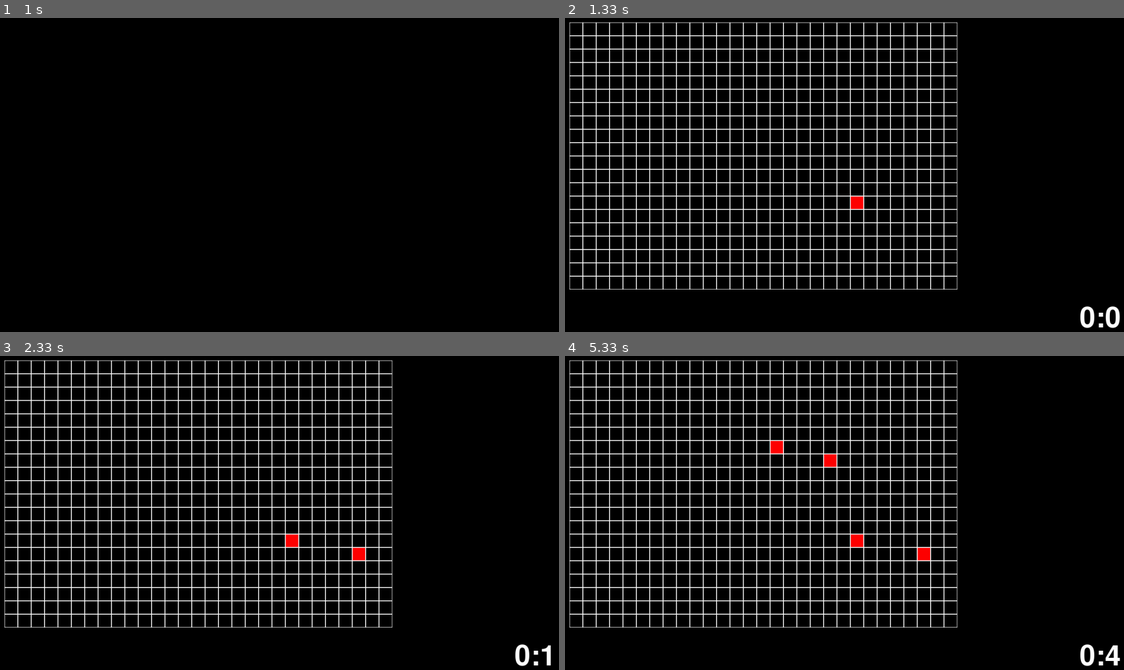
Above: before the commit, frames 1-4 (two rows, left to right).
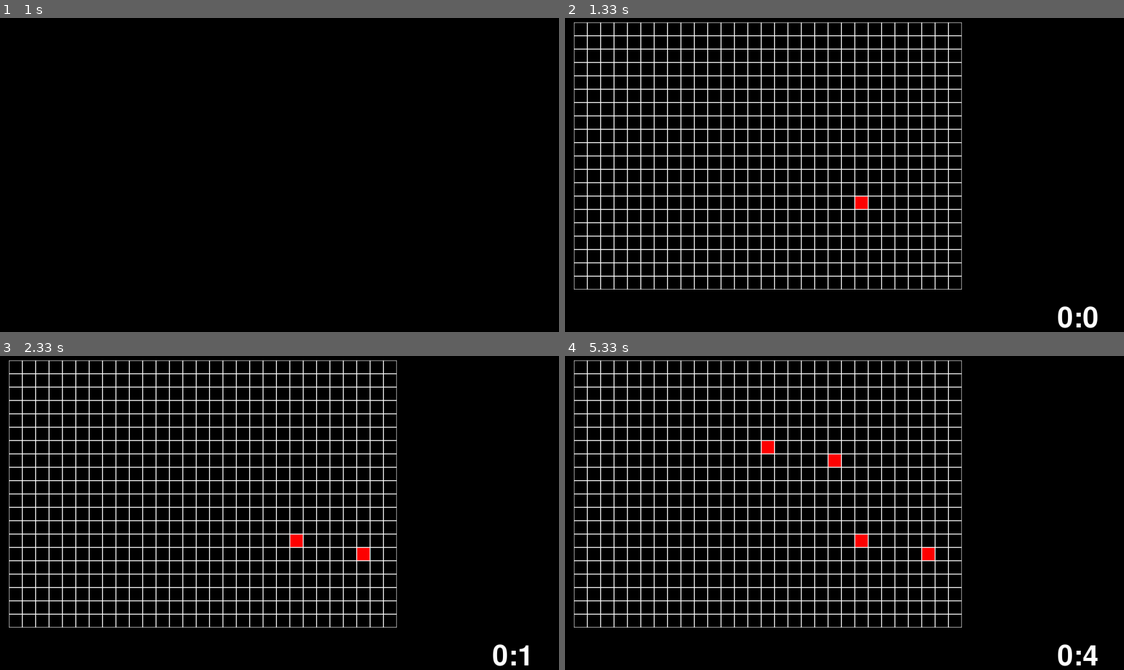
Above: after the commit, the same moments.

Repository: Alicccce/project_pygame
Game: pygame game, started from main.py
Same seed, same stepped clock (60 frames per second), same inputs: the game is played once before the commit and once after it.
Inputs (mouse positions are in pixels of both pictures, inside the frame that each line leads up to):
- Up to frame 1 (1 s): click (290, 203) at 0.88 s
- Up to frame 2 (1.33 s): no input
- Up to frame 3 (2.33 s): click (357, 547) at 1.85 s
- Up to frame 4 (5.33 s): move the mouse to (833, 462) at 3.43 s; click (833, 462) at 3.78 s; move the mouse to (771, 450) at 4.27 s; click (771, 450) at 4.68 s; move the mouse to (632, 443) at 5.23 s

Frame 1 is identical in both runs. In frame 2, 13% of the frame differs, in the area x 0-100%, y 1-99%; in frame 3, 13%; in frame 4, 13%.

Commit message:
рамка на 15 без сброса

Diff:
--- a/main.py
+++ b/main.py
@@ -11,7 +11,7 @@
         self.width = width
         self.height = height
         self.board = [[0] * width for _ in range(height)]
-        self.left = 10
+        self.left = 20
         self.top = 20
         self.cell_size = 30
 
@@ -62,25 +62,31 @@
     screen = pygame.display.set_mode(size)
     screen.fill((0, 0, 0))
 
-    secs, mins = 0, 0
+    secs, mins, k = 0, 0, 0
     font = pygame.font.Font('freesansbold.ttf', 64)
     text = font.render('{}:{}'.format(mins, secs), True, (255, 255, 255), (0, 0, 0))
-    textRect = text.get_rect()
-    textRect.center = 1200, 685
+    textRect = text.get_rect(center=(1150, 685))
     clock = pygame.time.Clock()
-    k = 0
 
     while running:
         clock.tick(1)
         secs += 1
         screen.blit(text, textRect)
-        if secs == 17:
-            k = 1
-        if k == 1:
-            secs, mins = 0, 0
-            k = 0
-            screen.fill((0, 0, 0))
-        text = font.render('{}:{}'.format(mins, secs), True, (255, 255, 255), (0, 0, 0))
+        score = pygame.time.get_ticks() // 1000
+        if score == 17:
+            secs = 0
+        if 0 <= k <= 15:
+            k += 1
+            if k == 16:
+                k += 1
+            else:
+                text = font.render('{}:{}'.format(mins, secs), True, (255, 255, 255), (0, 0, 0))
+        if k == 17:
+            tab = pygame.font.SysFont('arial', 50)
+            sc_text = tab.render('Hi', 1, WHITE, BLUE)
+            pos = sc_text.get_rect(center=(1150, 500))
+            screen.blit(sc_text, pos)
+
 
         for event in pygame.event.get():
             if event.type == pygame.QUIT:
